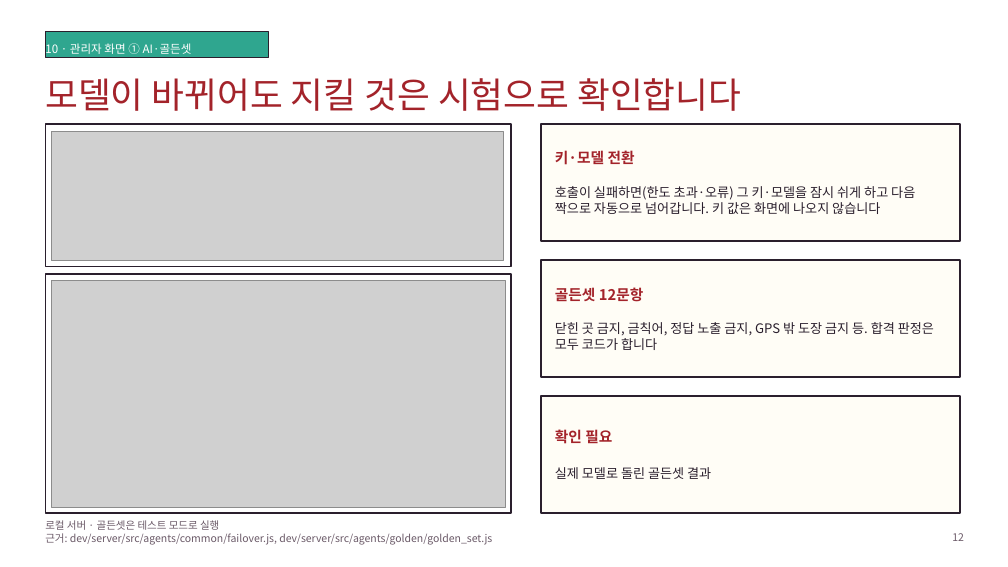
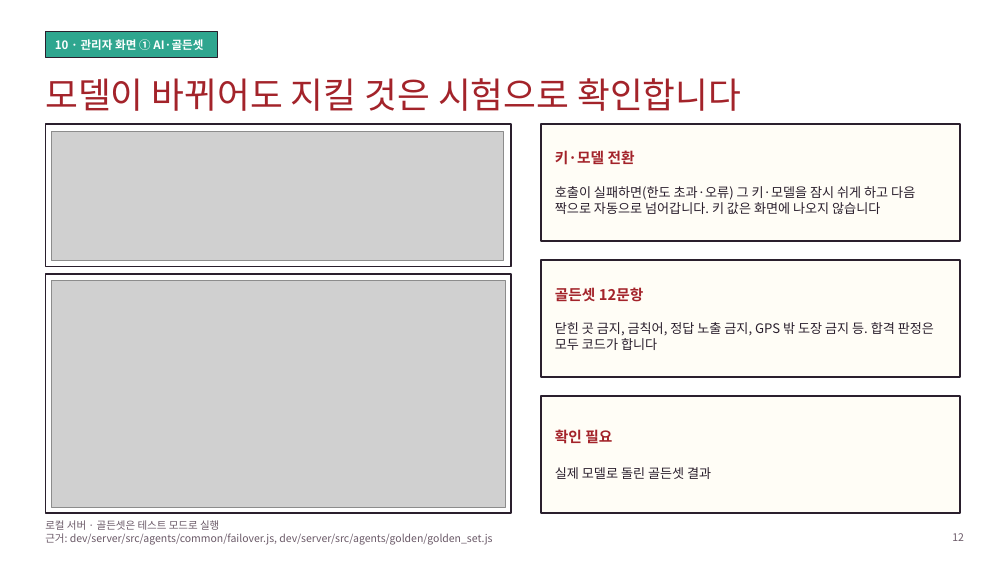
Before and after one commit to k-1026/TREAGENT, a slide deck: slide 12 of presentation/20261127/20261127_agent_pitch_v4.pptx. Drawn at 1008x567 pixels with LibreOffice and Linux fonts; fonts in the diff are those of the drawing; grey boxes stand for pictures; background and template pictures are left out. Boxes give left, top, right and bottom in pixels: in the first picture for what was removed or moved away, otherwise in the second. Text is boxed around its words. In the diff, an @@ line names an element or a change of style, - is before the commit and + after.

```diff
--- a/presentation/20261127/20261127_agent_pitch_v4.pptx
+++ b/presentation/20261127/20261127_agent_pitch_v4.pptx
@@ rectangle "10 · 관리자 화면 ① ...": place and size @@
-rectangle "10 · 관리자 화면 ① ..." at box(45, 32, 268, 57)
+rectangle "10 · 관리자 화면 ① ..." at box(45, 32, 218, 57)
@@ rectangle "10 · 관리자 화면 ① ..." at box(45, 32, 218, 57): bold on @@
```
Also in this commit, not shown: 14 other slides changed, 2 other files.
